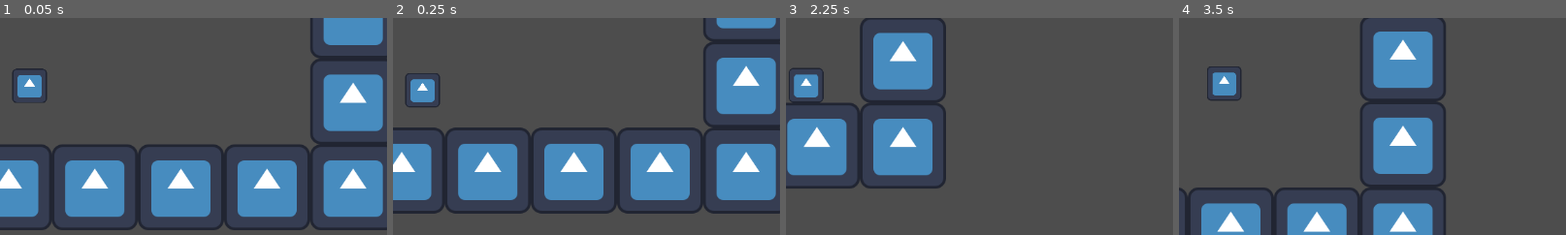
Above: before the commit, frames 1-4 (left to right).
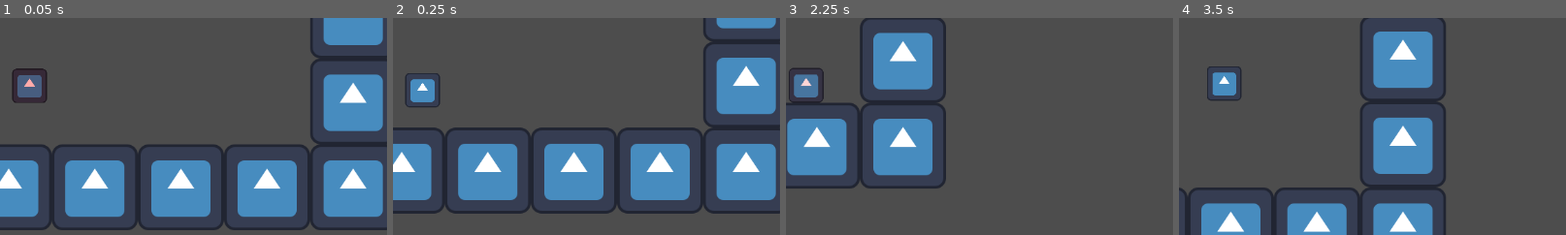
Above: after the commit, the same moments.

Repository: TheHumanMRP/RPG-Life-Tracker
Game: Godot game, scene res://Folders/Systems/Main/Scenes/main_scene.tscn
Same seed, same stepped clock (60 frames per second), same inputs: the game is played once before the commit and once after it. The engine's default icon, where the game draws it, is replaced by a stand-in: a white triangle on a blue panel in a dark square.
Inputs:
- Up to frame 1 (0.05 s): no input
- Up to frame 2 (0.25 s): no input
- Up to frame 3 (2.25 s): hold D (move_right) 0.53-2.03 s; tap Space (jump) at 0.77, 1.52 s; hold A (move_left) from 2.03 s (still down)
- Up to frame 4 (3.5 s): release A (move_left) at 2.78 s; hold D (move_right) from 2.78 s (still down); tap Space (jump) at 3.02 s
The pictures show only the part of the screen within x 46-96%, y 35-84%; the shares and areas given below are measured in that part.

The runs differ from the first frame. In frame 1, 1.2% of the frame differs, in the area x 3-12%, y 24-39%; in frame 2, nothing differs; in frame 3, 0.7%; in frame 4, nothing differs.
Error after the commit: Invalid call. Nonexistent function 'take_damage' in base 'TileMapLayer'. (res://Folders/Systems/Platformer_Components/Scripts/damage_area.gd:84)

Commit message:
Auto commit at 2026-06-25 16:37:47

Diff:
--- a/Folders/Systems/Player/player.tscn
+++ b/Folders/Systems/Player/player.tscn
@@ -4,6 +4,7 @@
 [ext_resource type="Texture2D" uid="uid://bqulutjwvblw" path="res://Folders/Assets/icon.svg" id="2_3rm20"]
 [ext_resource type="Texture2D" uid="uid://c4in8plhxpwjx" path="res://Folders/Assets/Platformer-player-Sheet.png" id="2_6n2b4"]
 [ext_resource type="Script" uid="uid://ckyj7edp33tc8" path="res://Folders/Components/movement_component.gd" id="4_514jh"]
+[ext_resource type="PackedScene" uid="uid://cu4hnlkwj8l7d" path="res://Folders/Systems/Platformer_Components/Scenes/damage_area.tscn" id="5_o2hah"]
 
 [sub_resource type="AtlasTexture" id="AtlasTexture_ofe1v"]
 atlas = ExtResource("2_3rm20")
@@ -159,3 +160,5 @@
 script = ExtResource("4_514jh")
 friction = 5000.0
 metadata/_custom_type_script = "uid://ckyj7edp33tc8"
+
+[node name="DamageArea" parent="." unique_id=1450602764 instance=ExtResource("5_o2hah")]
